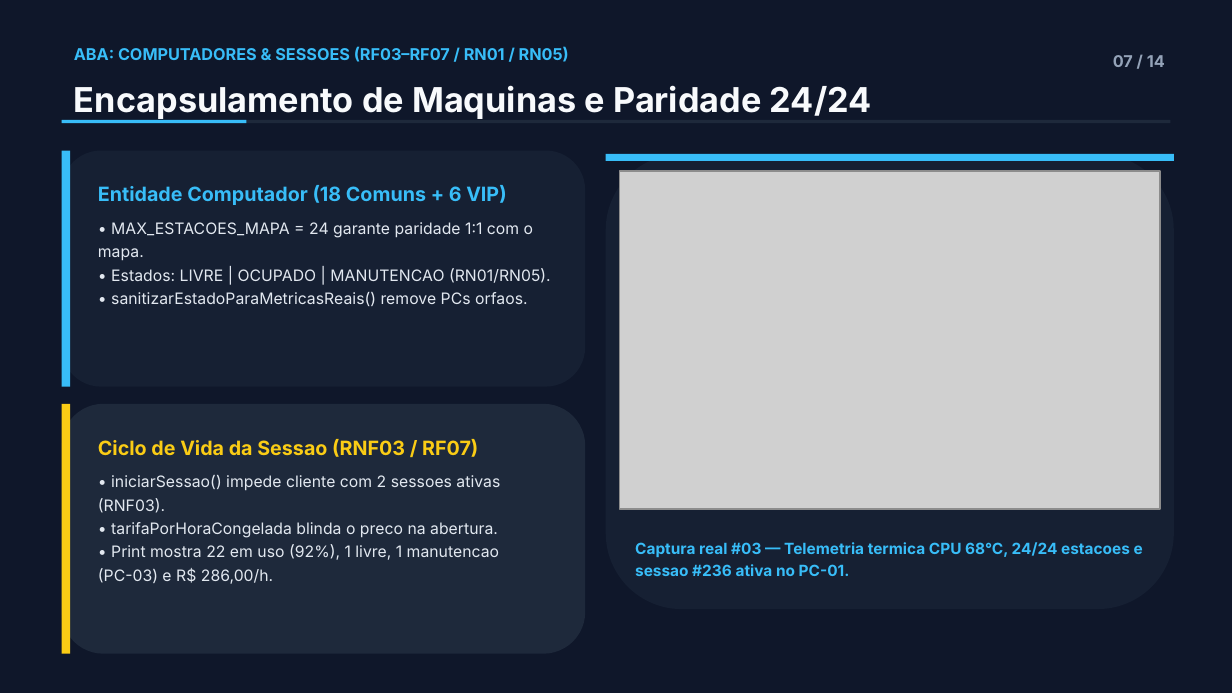
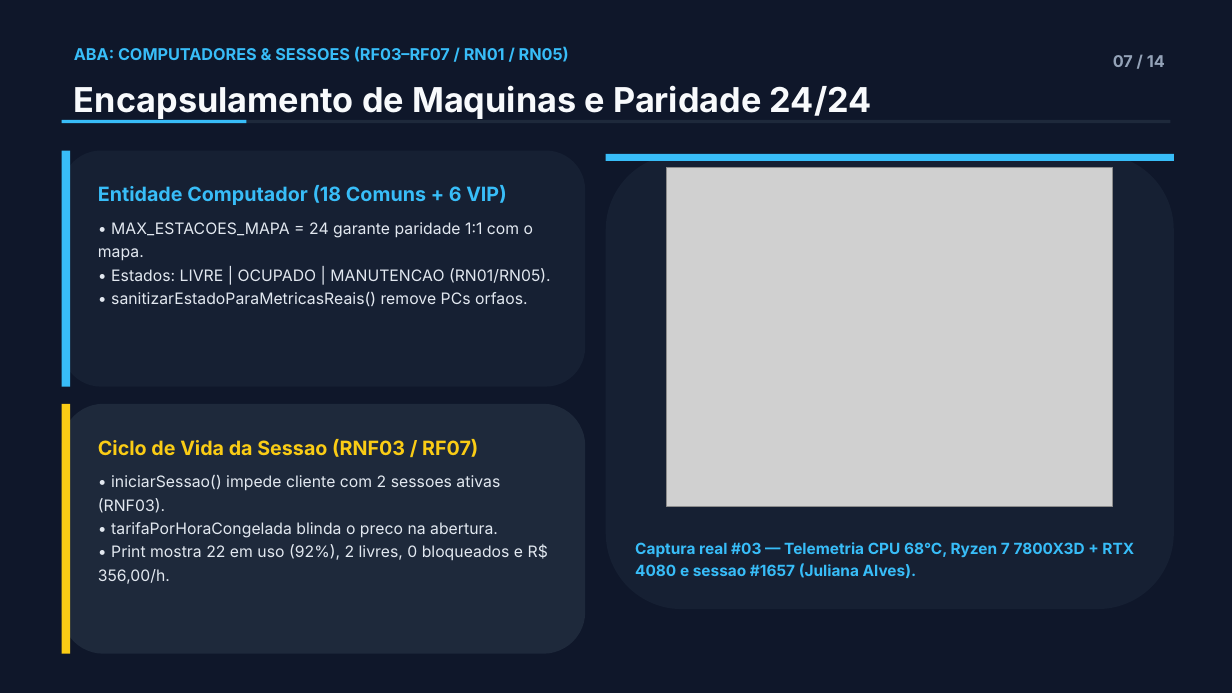
Before and after one commit to DanirlG7/lan-hbouse-, a slide deck: slide 7 of docs/LanHouse_POO_Apresentacao.pptx. Drawn at 1232x693 pixels with LibreOffice and Linux fonts; fonts in the diff are those of the drawing; grey boxes stand for pictures. Boxes give left, top, right and bottom in pixels: in the first picture for what was removed or moved away, otherwise in the second. Text is boxed around its words. In the diff, an @@ line names an element or a change of style, - is before the commit and + after.

```diff
--- a/docs/LanHouse_POO_Apresentacao.pptx
+++ b/docs/LanHouse_POO_Apresentacao.pptx
@@ picture: place and size @@
-picture at (620,171,1161,509)
+picture at (667,168,1112,506)
@@ text at (98,544,548,584): text changed @@
-• Print mostra 22 em uso (92%), 1 livre, 1 manutencao (PC-03) e R$ 286,00/h.
+• Print mostra 22 em uso (92%), 2 livres, 0 bloqueados e R$ 356,00/h.
@@ text at (635,542,1134,578): text changed @@
-Captura real #03 — Telemetria termica CPU 68°C, 24/24 estacoes e sessao #236 ativa no PC-01.
+Captura real #03 — Telemetria CPU 68°C, Ryzen 7 7800X3D + RTX 4080 e sessao #1657 (Juliana Alves).
```
Also in this commit, not shown: 6 other slides changed, 28 other files.
